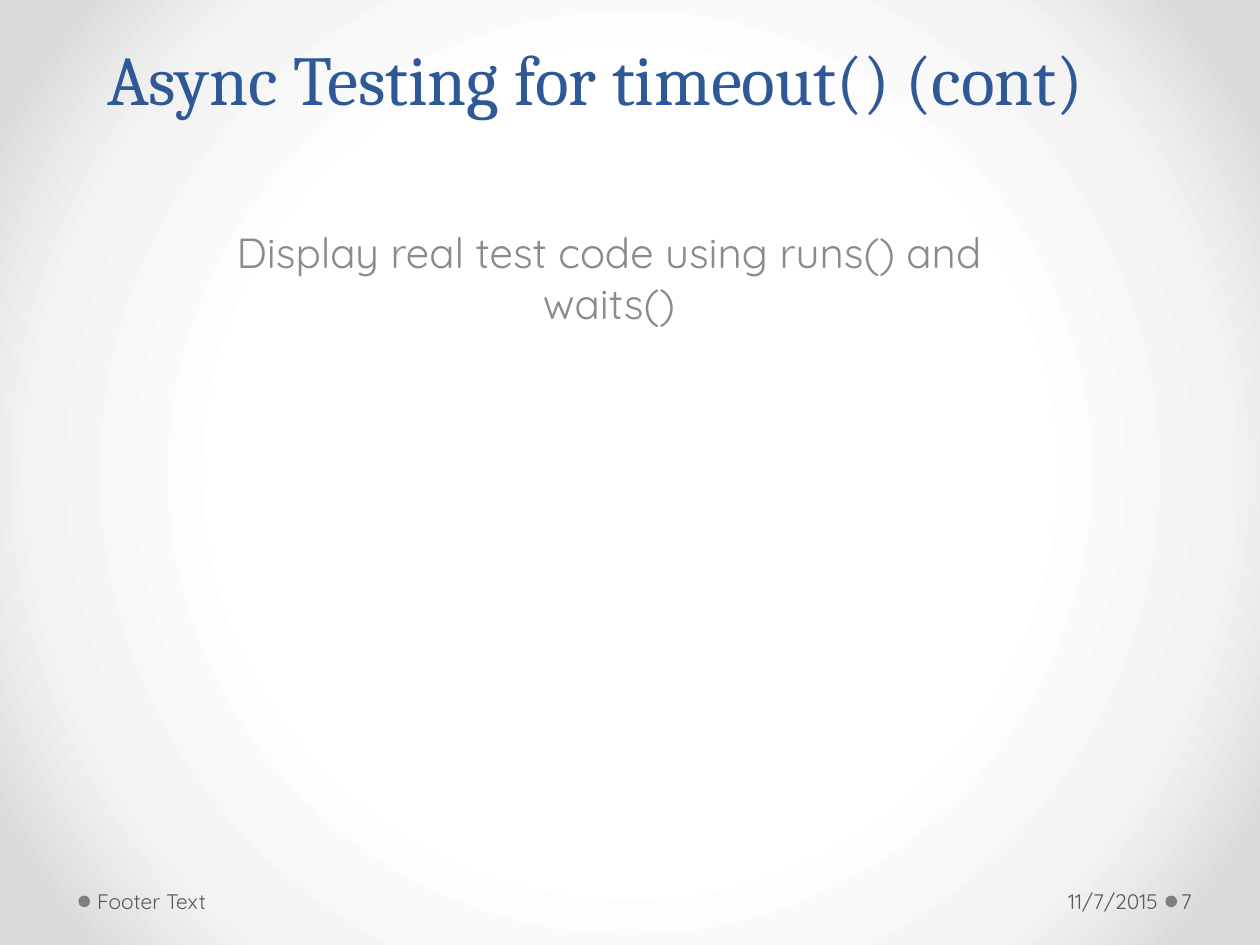
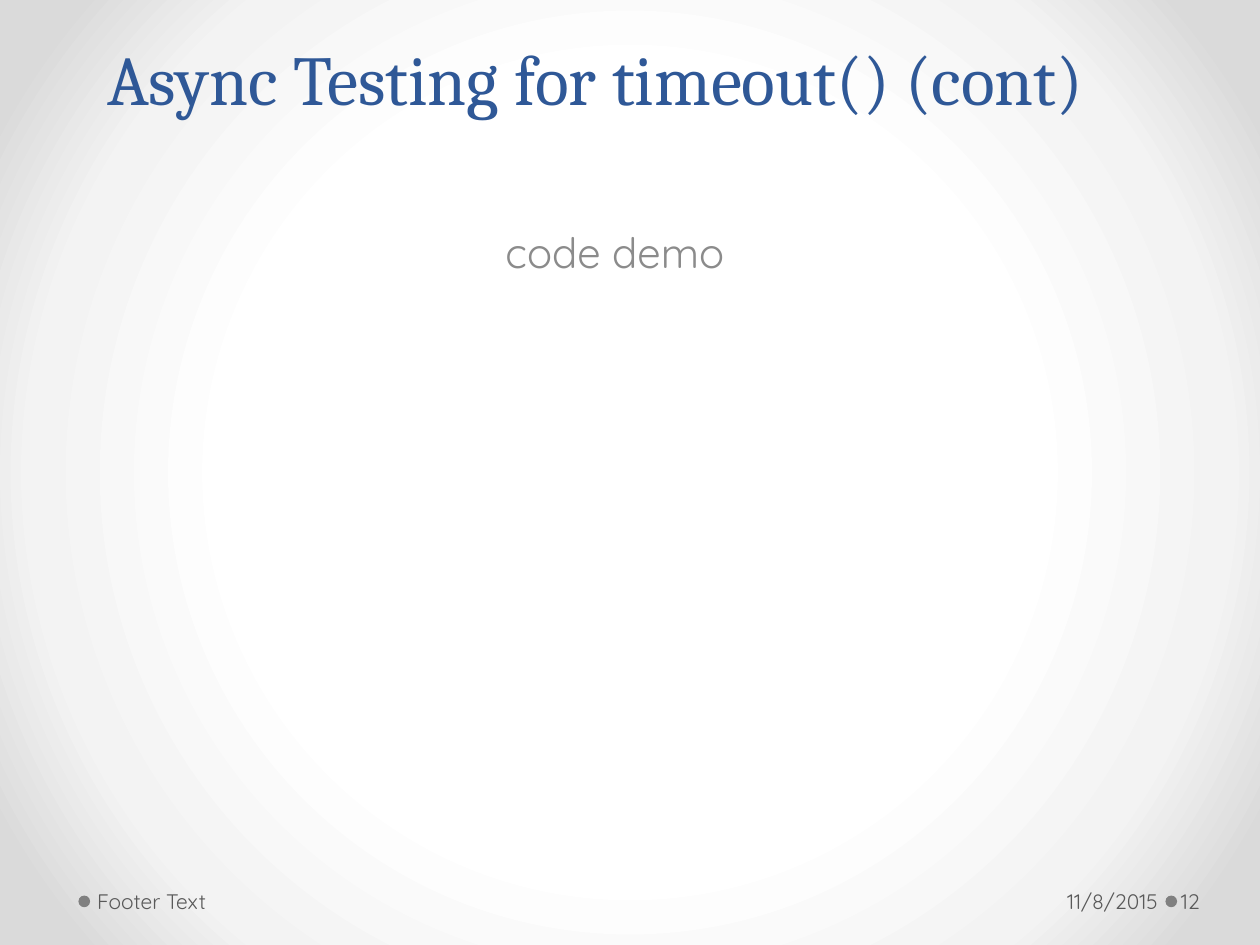
Before and after one commit to h-t-tran/work, a slide deck: slide 12 of brownbag/jamine/tech-presentation-jasmine.pptx (slide 7 before the commit). Drawn at 1260x945 pixels with LibreOffice and Linux fonts; fonts in the diff are those of the drawing. Boxes give left, top, right and bottom in pixels: in the first picture for what was removed or moved away, otherwise in the second. Text is boxed around its words. In the diff, an @@ line names an element or a change of style, - is before the commit and + after.

```diff
--- a/brownbag/jamine/tech-presentation-jasmine.pptx
+++ b/brownbag/jamine/tech-presentation-jasmine.pptx
@@ subtitle at <box>505,237,724,269</box>: text changed @@
-Display real test code using runs() and waits()
+code demo
@@ text at <box>1067,892,1158,912</box>: text changed @@
-11/7/2015
+11/8/2015
@@ page number at <box>1181,894,1200,909</box>: text changed @@
-7
+12
```
Also in this commit, not shown: 12 other slides changed, 5 slides added, 21 other files.
